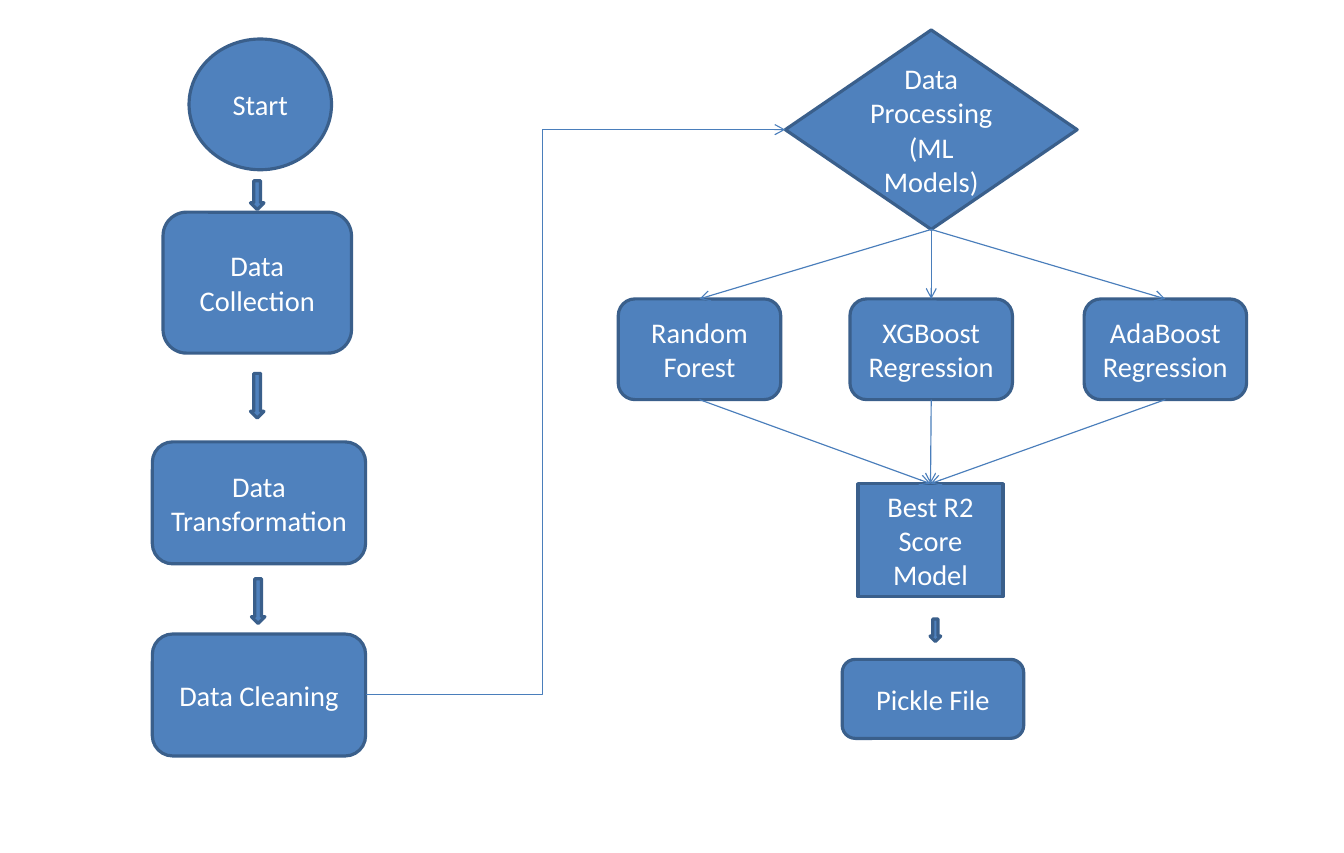
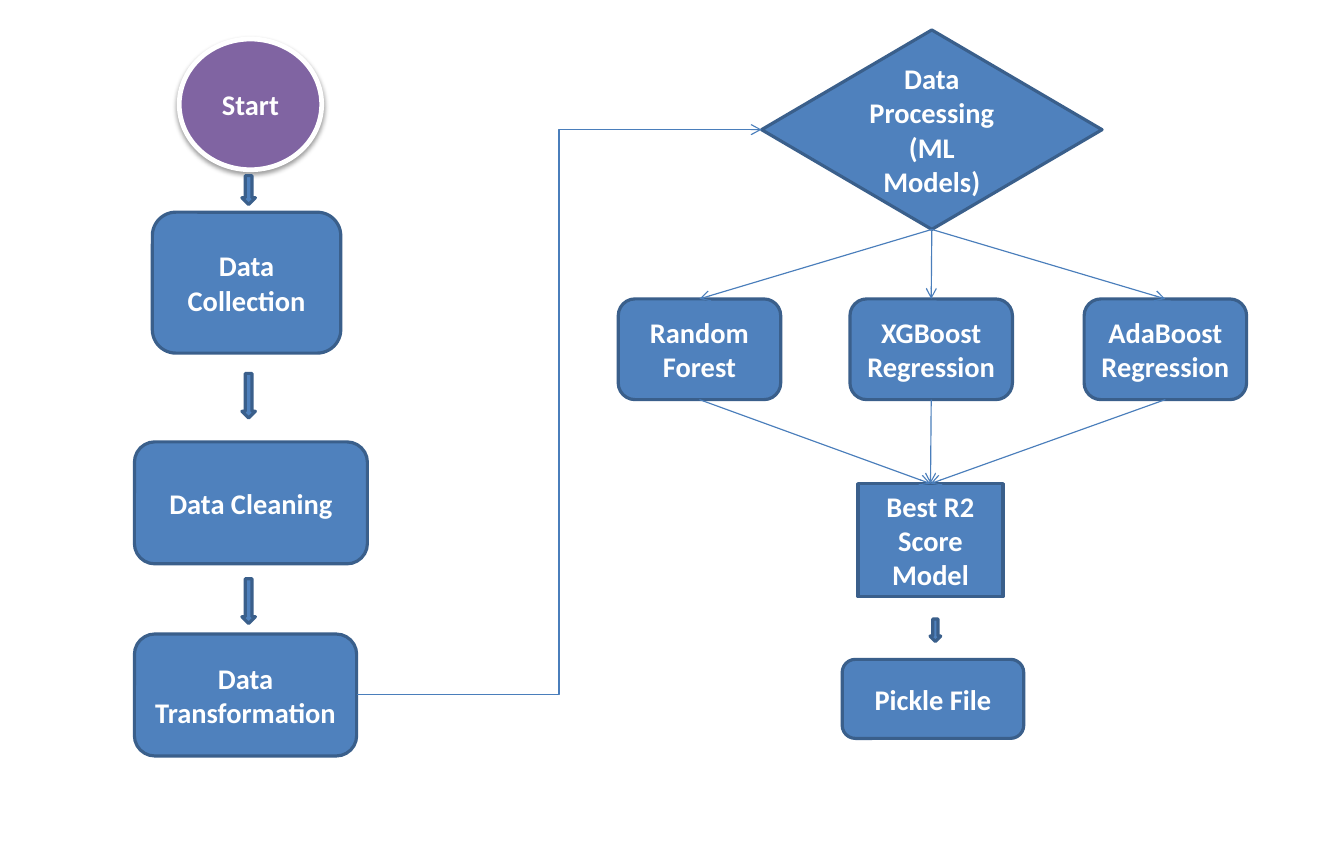
Before and after one commit to varunpanchal283/Major-Project, a slide deck: slide 3 of Car Resale Price Prediction.pptx. Drawn at 1344x853 pixels with LibreOffice and Linux fonts; fonts in the diff are those of the drawing. Boxes give left, top, right and bottom in pixels: in the first picture for what was removed or moved away, otherwise in the second. Text is boxed around its words. In the diff, an @@ line names an element or a change of style, - is before the commit and + after.

Commit message:
idk

```diff
--- a/Car Resale Price Prediction.pptx
+++ b/Car Resale Price Prediction.pptx
@@ ellipse "Start" at (180, 39, 322, 170): bold on; fill #4F81BD to #8064A2; outline #3A5F8C 2 pt to #FFFFFF 3 pt; shadow on @@
@@ bold on in 7 elements at (618, 299, 781, 401), (850, 299, 1013, 401), (1085, 299, 1247, 401), (858, 484, 1003, 596), (842, 660, 1024, 740), (152, 213, 341, 354), (761, 30, 1102, 229) @@
@@ diamond "Data Processing": place and size @@
-diamond "Data Processing" at (785, 30, 1078, 229)
+diamond "Data Processing" at (761, 30, 1102, 229)
@@ elbow arrow moved from (365, 695) - (785, 130) to (356, 695) - (761, 130) @@
@@ down arrow: place and size @@
-down arrow at (250, 181, 264, 209)
+down arrow at (242, 176, 256, 205)
@@ rounded rectangle "Data Cleaning": place and size @@
-rounded rectangle "Data Cleaning" at (152, 443, 365, 564)
+rounded rectangle "Data Cleaning" at (134, 443, 368, 564)
@@ text in rounded rectangle at (169, 494, 332, 519): text changed; bold on @@
-Data Transformation
+Data Cleaning
@@ 2 down arrows, 1 ellipse, 1 rounded rectangle: place and size @@
-2 down arrows, 1 ellipse, 1 rounded rectangle at (163, 39, 352, 624)
+2 down arrows, 1 ellipse, 1 rounded rectangle at (152, 39, 341, 624)
@@ rounded rectangle "Data Transformation": place and size @@
-rounded rectangle "Data Transformation" at (152, 634, 365, 756)
+rounded rectangle "Data Transformation" at (134, 634, 356, 756)
@@ text in rounded rectangle at (155, 670, 336, 723): text changed; bold on @@
-Data Cleaning
+Data Transformation
```
Also in this commit, not shown: 2 other slides changed, 5 slides added, 2 slides removed.
